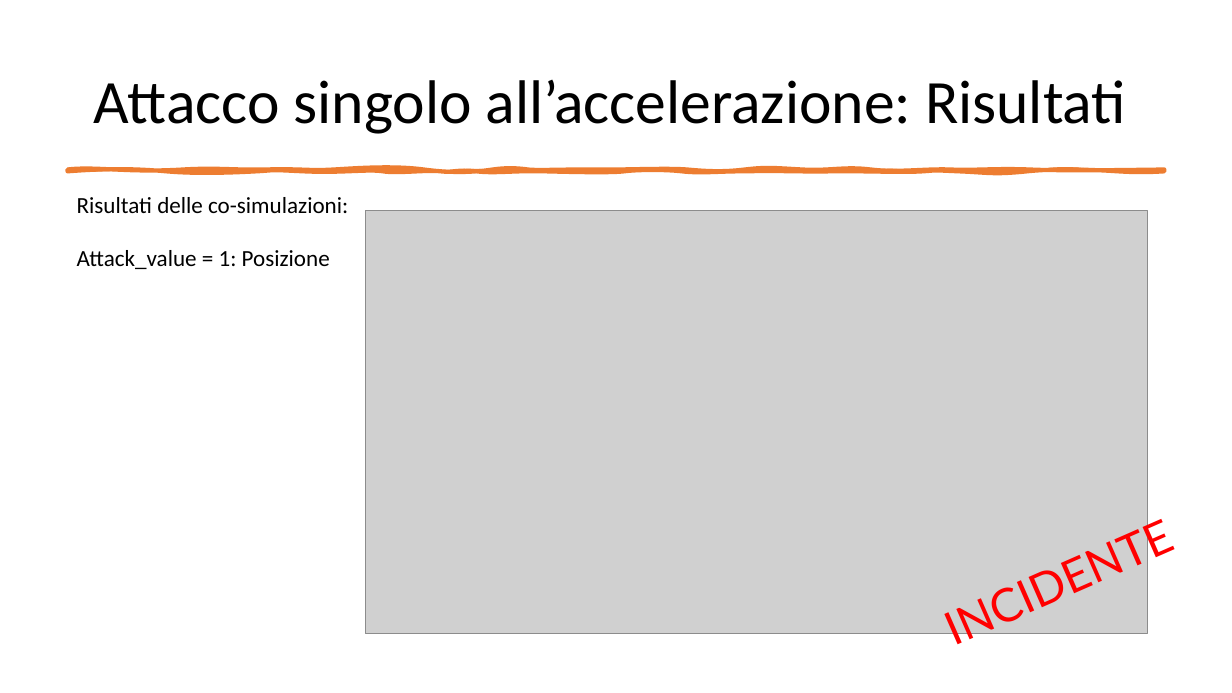
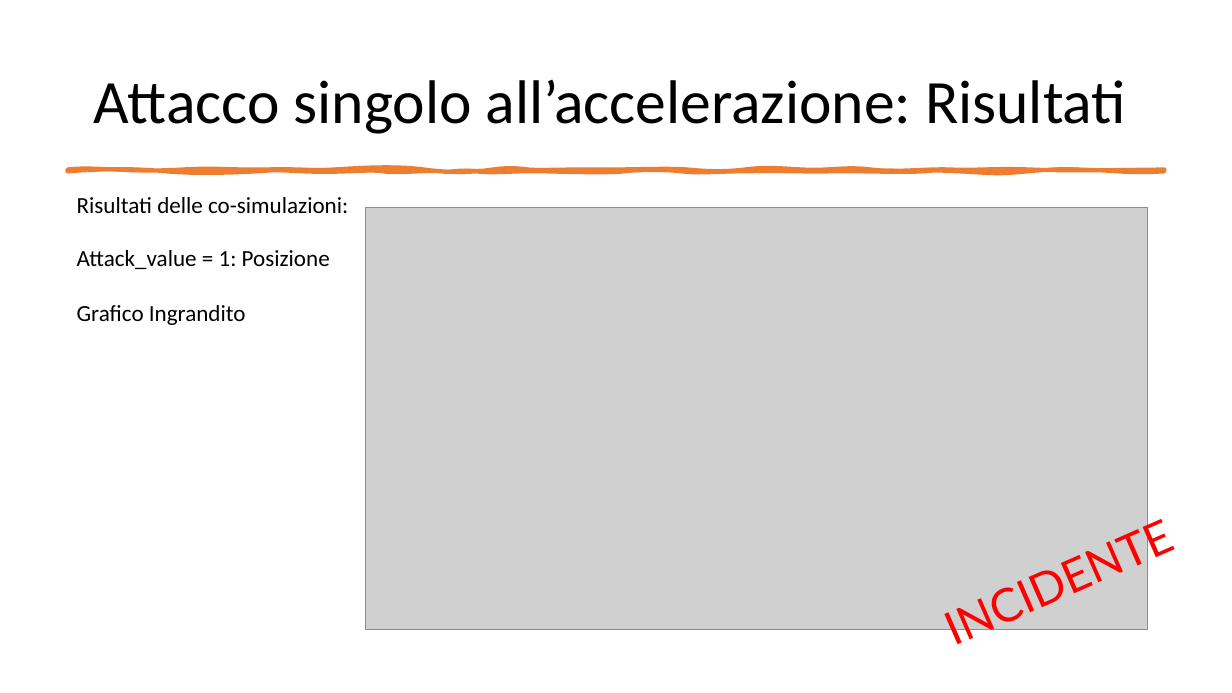
Before and after one commit to gerti98/FormalMethodsProject, a slide deck: slide 10 of Leading Car – Following Car.pptx. Drawn at 1232x693 pixels with LibreOffice and Linux fonts; fonts in the diff are those of the drawing; grey boxes stand for pictures. Boxes give left, top, right and bottom in pixels: in the first picture for what was removed or moved away, otherwise in the second. Text is boxed around its words. In the diff, an @@ line names an element or a change of style, - is before the commit and + after.

```diff
--- a/Leading Car – Following Car.pptx
+++ b/Leading Car – Following Car.pptx
@@ picture: place and size @@
-picture at [366,211,1148,634]
+picture at [365,208,1147,630]
@@ text at [77,305,246,325]: paragraph added @@
+Grafico Ingrandito
```
Also in this commit, not shown: 3 other slides changed, 5 slides added.
